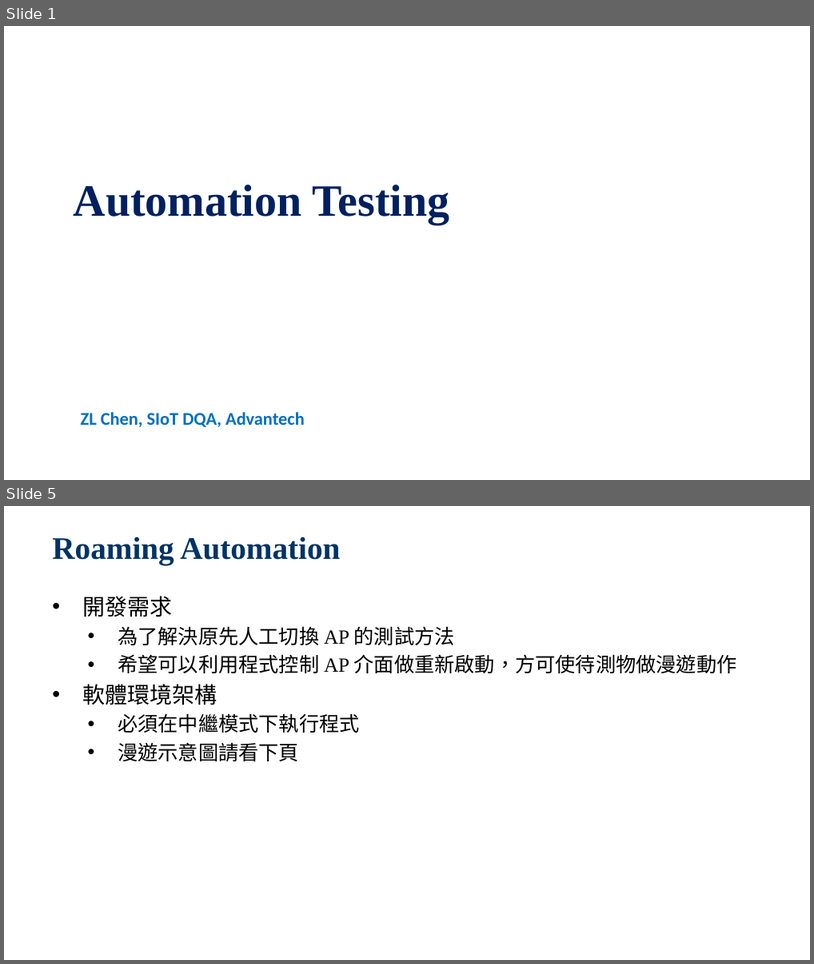
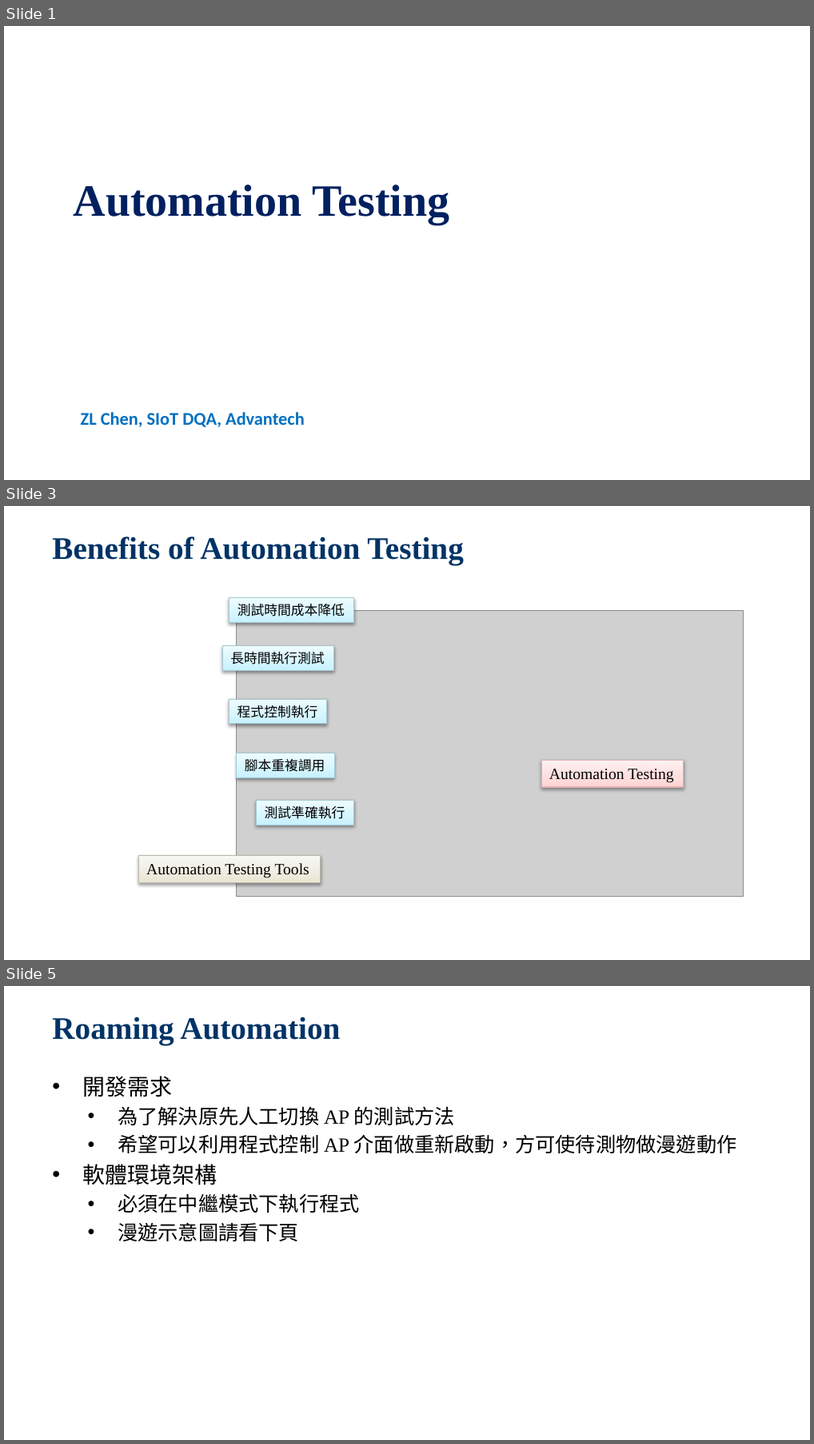
Before and after one commit to jackiejay888/automation, a slide deck: kpi/Automation Testing/Automation Testing_20200320.pptx. Shown one above the other, each under a label of ours: slides 1 and 5 before the commit, slides 1, 3 and 5 after it; the slides between them are not shown. The pictures are 814x964 and 814x1444 pixels, drawn with LibreOffice and Linux fonts; fonts in the diff are those of the drawing; grey boxes stand for pictures; background and template pictures are left out. Boxes give left, top, right and bottom in pixels: in the first picture for what was removed or moved away, otherwise in the second. Text is boxed around its words. In the diff, an @@ line names an element or a change of style, - is before the commit and + after.

```diff
--- a/kpi/Automation Testing/Automation Testing_20200320.pptx
+++ b/kpi/Automation Testing/Automation Testing_20200320.pptx
@@ slide 3 added at (x1=4, y1=506, x2=810, y2=960), background picture (left out) @@
@@ title added at (x1=52, y1=536, x2=463, y2=565), 28 pt, text #003366, bold @@
+Benefits of Automation Testing
@@ rectangle added at (x1=230, y1=598, x2=354, y2=622), fill gradient #C6F2FF to #D6F5FF to #EFFBFF, outline #A3C9D3 0.75 pt, 12 pt, text #000000 @@
+測試時間成本降低
@@ picture added at (x1=237, y1=610, x2=744, y2=896) @@
@@ rectangle added at (x1=222, y1=645, x2=334, y2=670), fill gradient #C6F2FF to #D6F5FF to #EFFBFF, outline #A3C9D3 0.75 pt, 12 pt, text #000000 @@
+長時間執行測試
@@ rectangle added at (x1=230, y1=700, x2=327, y2=724), fill gradient #C6F2FF to #D6F5FF to #EFFBFF, outline #A3C9D3 0.75 pt, 12 pt, text #000000 @@
+程式控制執行
@@ rectangle added at (x1=237, y1=752, x2=334, y2=777), fill gradient #C6F2FF to #D6F5FF to #EFFBFF, outline #A3C9D3 0.75 pt, 12 pt, text #000000 @@
+腳本重複調用
@@ rectangle added at (x1=542, y1=760, x2=684, y2=788), fill gradient #FFD4D4 to #FFE0E0 to #FFF3F3, outline #E4B2B2 0.75 pt, 14 pt, text #000000 @@
+Automation Testing
@@ rectangle added at (x1=257, y1=800, x2=354, y2=824), fill gradient #C6F2FF to #D6F5FF to #EFFBFF, outline #A3C9D3 0.75 pt, 12 pt, text #000000 @@
+測試準確執行
@@ rectangle added at (x1=138, y1=855, x2=320, y2=883), fill gradient #E9E7D5 to #EFEDE1 to #F9F8F3, outline #BCBAAB 0.75 pt, 14 pt, text #000000 @@
+Automation Testing Tools
```
Also in this commit, not shown: 3 slides changed, 1 slide removed, 1 other file.
